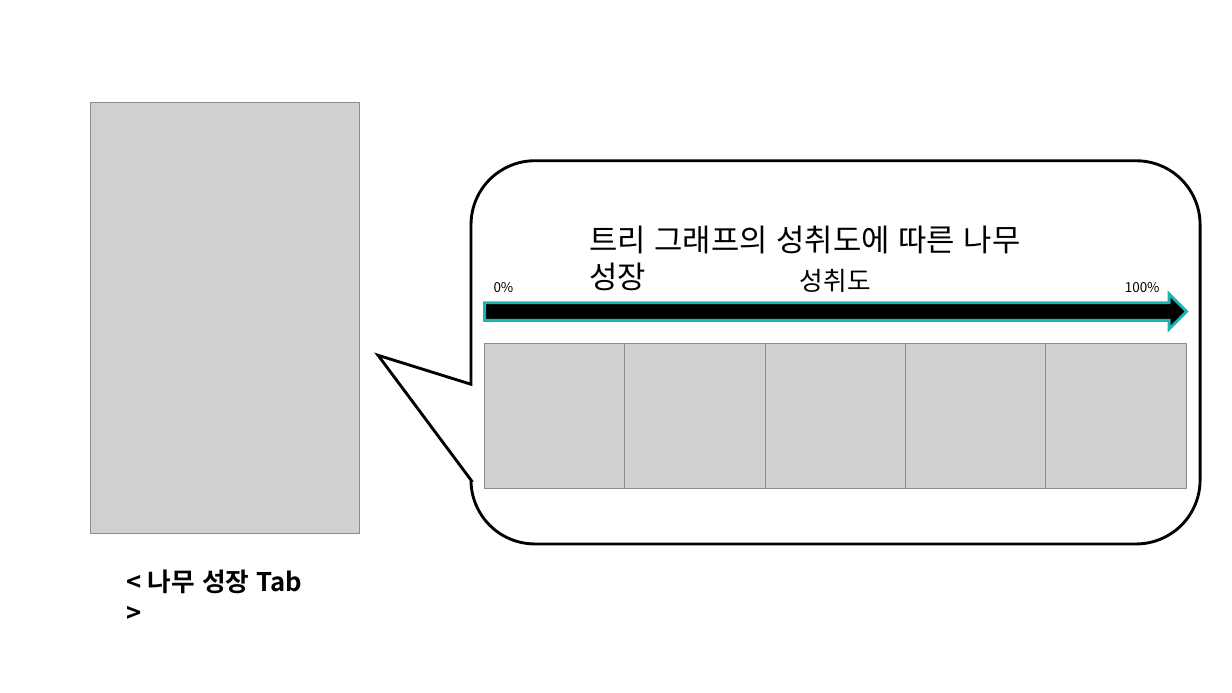
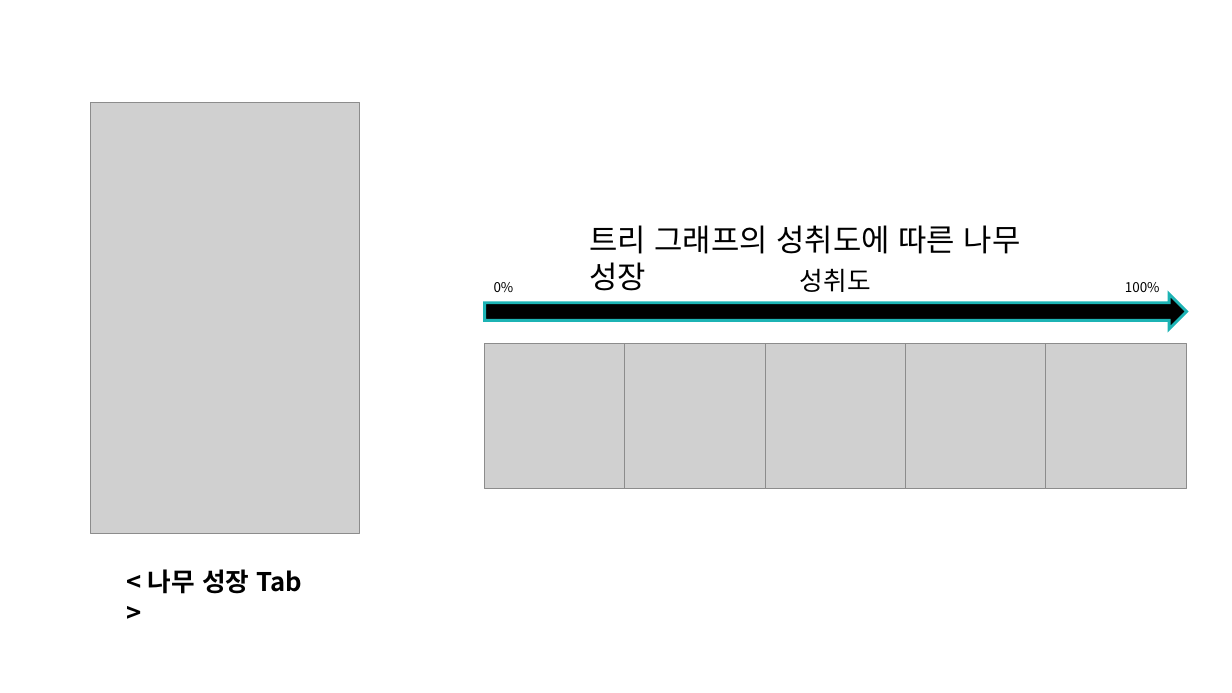
Before and after one commit to SunrinParty2018/Document, a slide deck: slide 6 of 3학년1반3조ppt.pptx. Drawn at 1232x693 pixels with LibreOffice and Linux fonts; fonts in the diff are those of the drawing; grey boxes stand for pictures; background and template pictures are left out. Boxes give left, top, right and bottom in pixels: in the first picture for what was removed or moved away, otherwise in the second. Text is boxed around its words. In the diff, an @@ line names an element or a change of style, - is before the commit and + after.

```diff
--- a/3학년1반3조ppt.pptx
+++ b/3학년1반3조ppt.pptx
@@ rounded speech box at (471,161,1201,544): outline #000000 2.25 pt to none @@
```
Also in this commit, not shown: 1 other slide changed.
